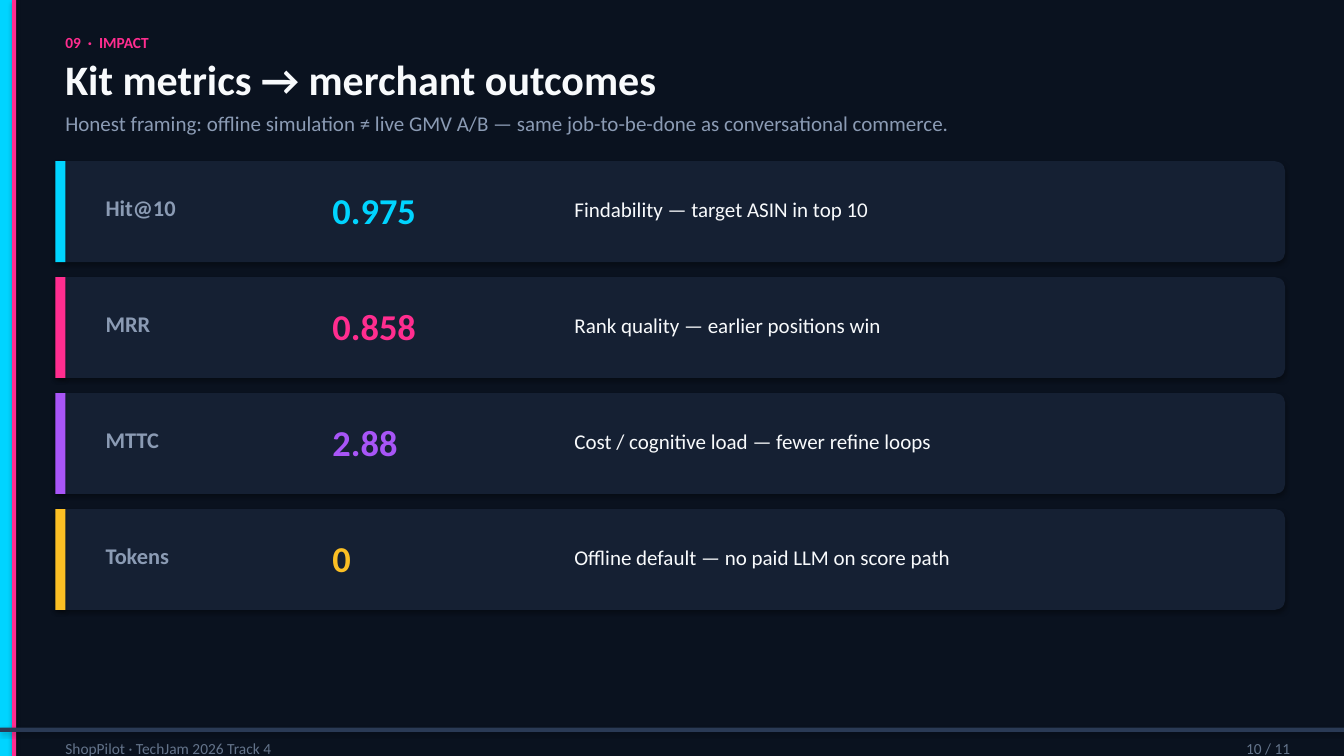
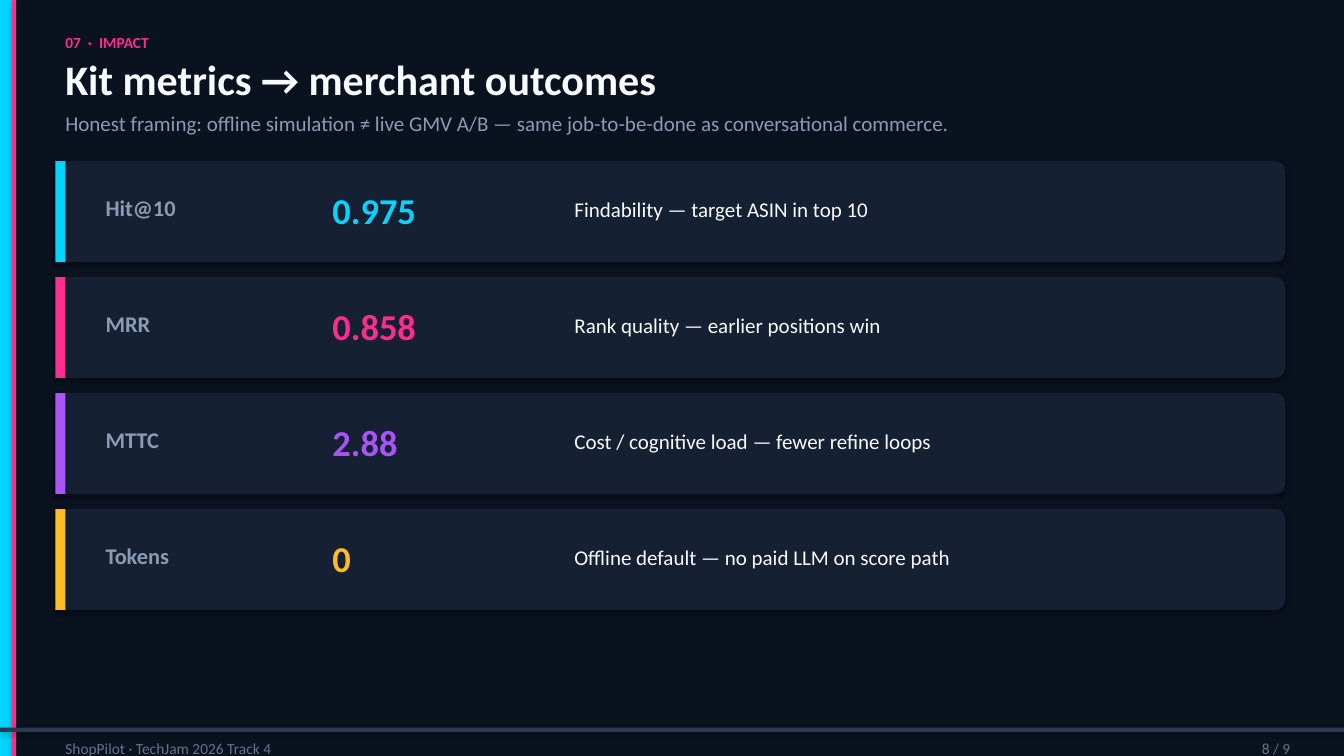
Before and after one commit to algorathem/techjam2026-shopping-copilot, a slide deck: slide 8 of docs/ShopPilot_Demo_Slides.pptx (slide 10 before the commit). Drawn at 1344x756 pixels with LibreOffice and Linux fonts; fonts in the diff are those of the drawing. Boxes give left, top, right and bottom in pixels: in the first picture for what was removed or moved away, otherwise in the second. Text is boxed around its words. In the diff, an @@ line names an element or a change of style, - is before the commit and + after.

```diff
--- a/docs/ShopPilot_Demo_Slides.pptx
+++ b/docs/ShopPilot_Demo_Slides.pptx
@@ text at (x1=65, y1=38, x2=149, y2=48): text changed @@
-09 · IMPACT
+07 · IMPACT
@@ text at (x1=1262, y1=743, x2=1290, y2=754): text changed @@
-10 / 11
+8 / 9
```
Also in this commit, not shown: 7 other slides changed, 1 slide added, 3 slides removed, 3 other files.
